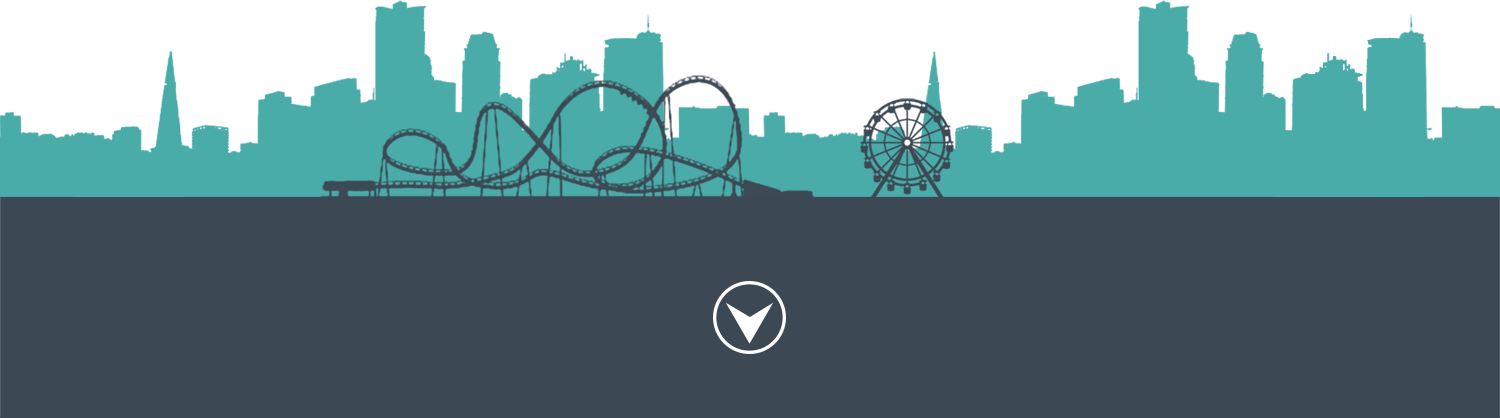
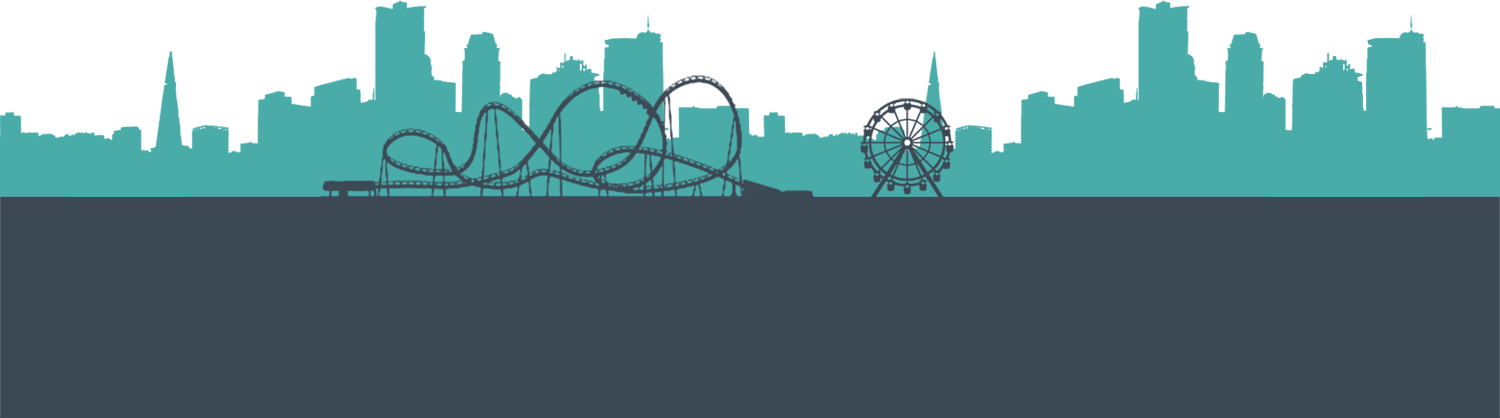
Layer changes from the first w=1500, h=418 image to the second:
hid "Shape 1" over [713, 281, 786, 354]
